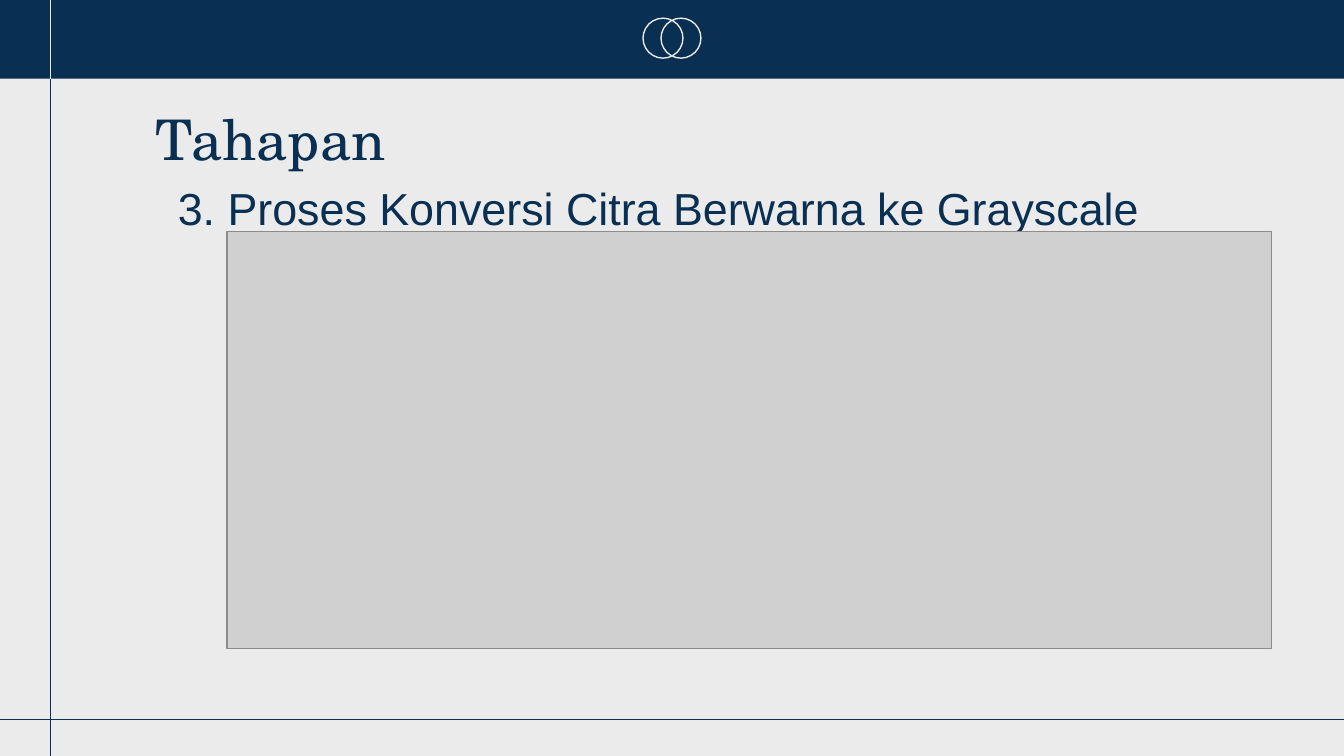
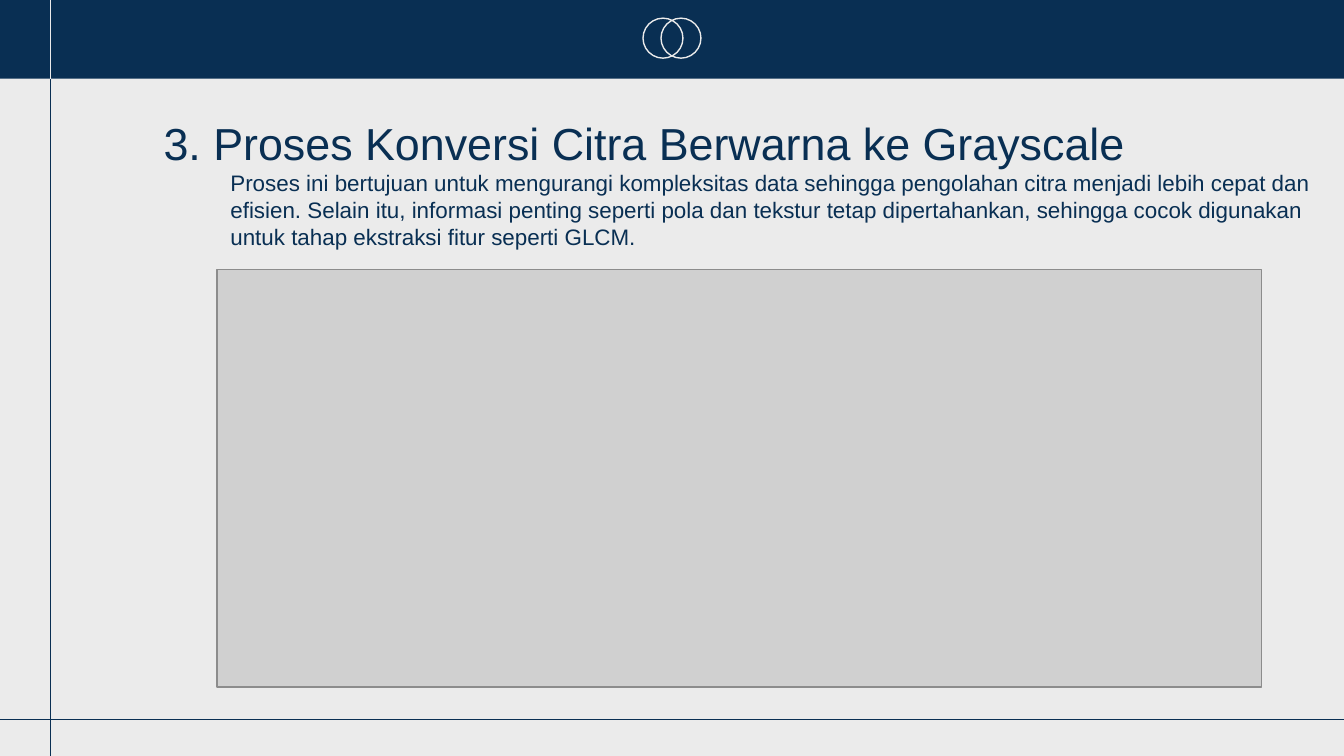
Before and after one commit to AryaPutra-182/2318034-EkstraksiFiturTekstur, a slide deck: slide 6 of PPT Ekstraksi Fitur Tekstur.pptx. Drawn at 1344x756 pixels with LibreOffice and Linux fonts; fonts in the diff are those of the drawing; grey boxes stand for pictures; background and template pictures are left out. Boxes give left, top, right and bottom in pixels: in the first picture for what was removed or moved away, otherwise in the second. Text is boxed around its words. In the diff, an @@ line names an element or a change of style, - is before the commit and + after.

```diff
--- a/PPT Ekstraksi Fitur Tekstur.pptx
+++ b/PPT Ekstraksi Fitur Tekstur.pptx
@@ subtitle "3. Proses Konversi Citra Berwarna ...": place and size @@
-subtitle "3. Proses Konversi Citra Berwarna ..." at (178, 192, 1139, 232)
+subtitle "3. Proses Konversi Citra Berwarna ..." at (164, 127, 1125, 168)
@@ title removed at (155, 118, 385, 172) @@
-Tahapan
@@ text added at (230, 174, 1309, 250), 12 pt, text #092F53 @@
+Proses ini bertujuan untuk mengurangi kompleksitas data sehingga pengolahan citra menjadi lebih cepat dan efisien. Selain itu, informasi penting seperti pola dan tekstur tetap dipertahankan, sehingga cocok digunakan untuk tahap ekstraksi fitur seperti GLCM.
@@ picture: place and size @@
-picture at (227, 231, 1271, 648)
+picture at (216, 270, 1261, 687)
```
Also in this commit, not shown: 6 other slides changed, 3 other files.
